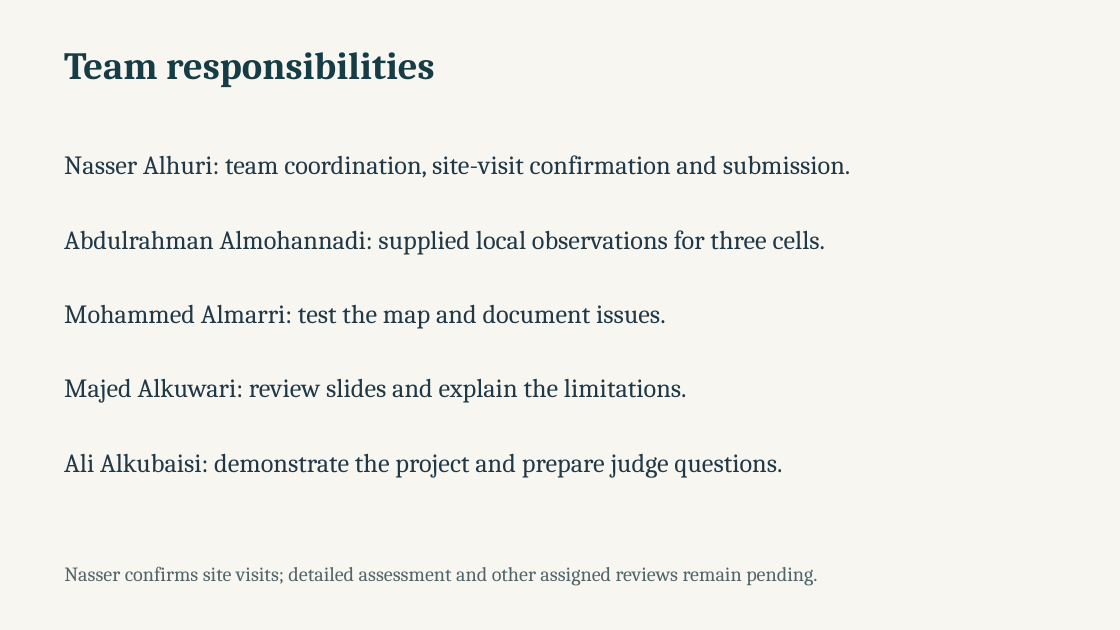
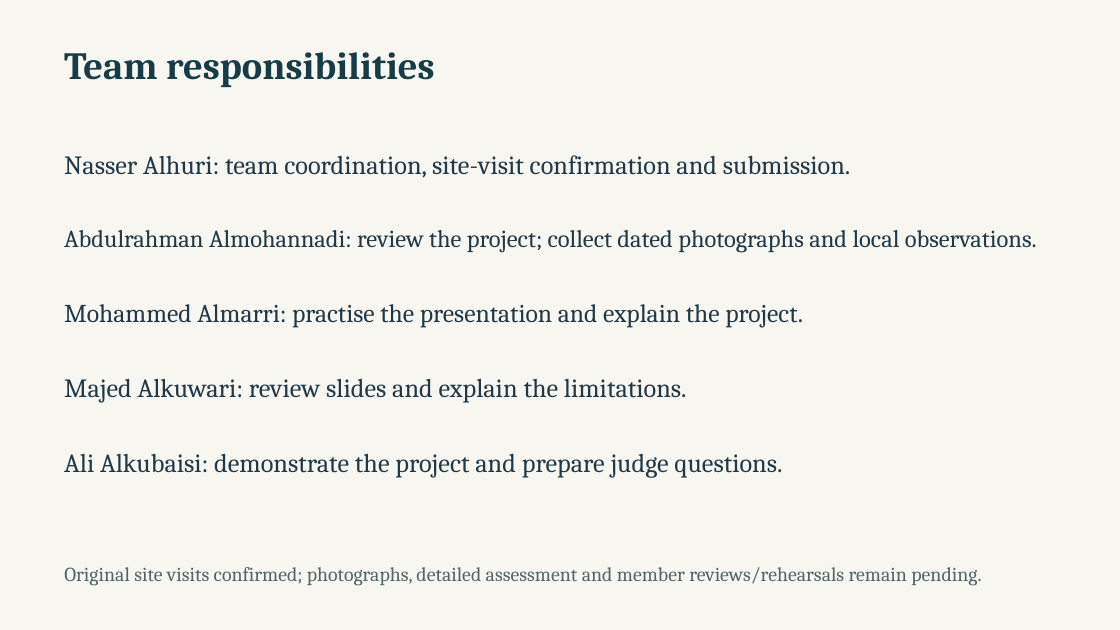
Before and after one commit to NasserAlhuri/spaceHacathon, a slide deck: slide 11 of docs/UrbanHeat-AlKhor-Pitch.pptx. Drawn at 1120x630 pixels with LibreOffice and Linux fonts; fonts in the diff are those of the drawing. Boxes give left, top, right and bottom in pixels: in the first picture for what was removed or moved away, otherwise in the second. Text is boxed around its words. In the diff, an @@ line names an element or a change of style, - is before the commit and + after.

```diff
--- a/docs/UrbanHeat-AlKhor-Pitch.pptx
+++ b/docs/UrbanHeat-AlKhor-Pitch.pptx
@@ text at [64,230,1037,253]: text changed; size 22.5 to 21 pt @@
-Abdulrahman Almohannadi: supplied local observations for three cells.
+Abdulrahman Almohannadi: review the project; collect dated photographs and local observations.
@@ text at [64,304,803,328]: text changed; size 22.5 to 22 pt @@
-Mohammed Almarri: test the map and document issues.
+Mohammed Almarri: practise the presentation and explain the project.
@@ text at [64,567,981,586]: text changed; size 17.2 to 17 pt @@
-Nasser confirms site visits; detailed assessment and other assigned reviews remain pending.
+Original site visits confirmed; photographs, detailed assessment and member reviews/rehearsals remain pending.
```
Also in this commit, not shown: 4 other slides changed, 44 other files.
